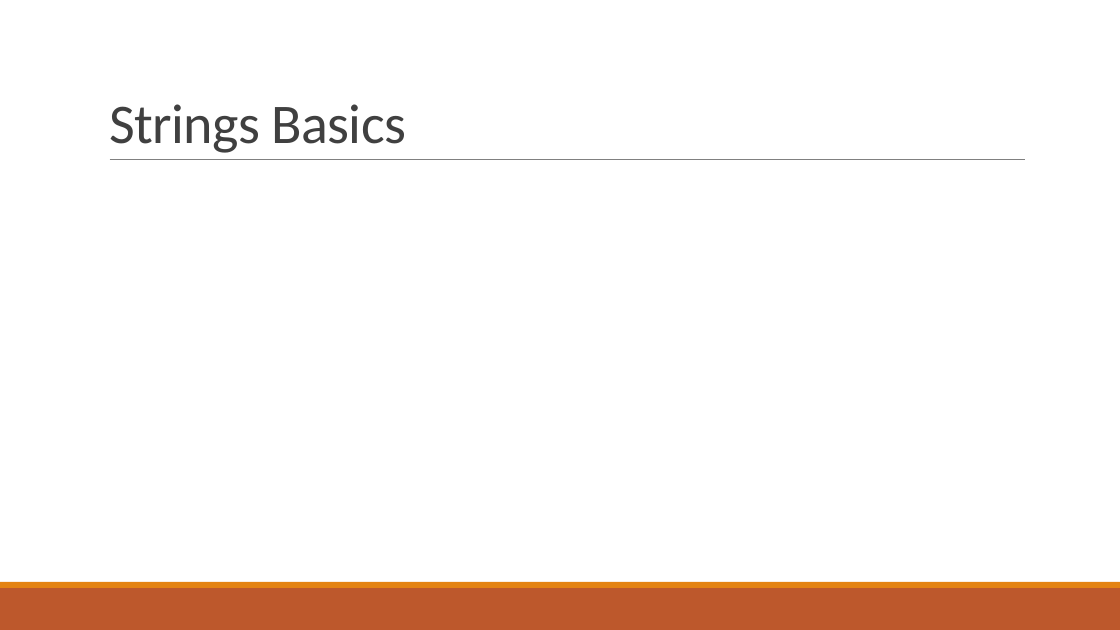
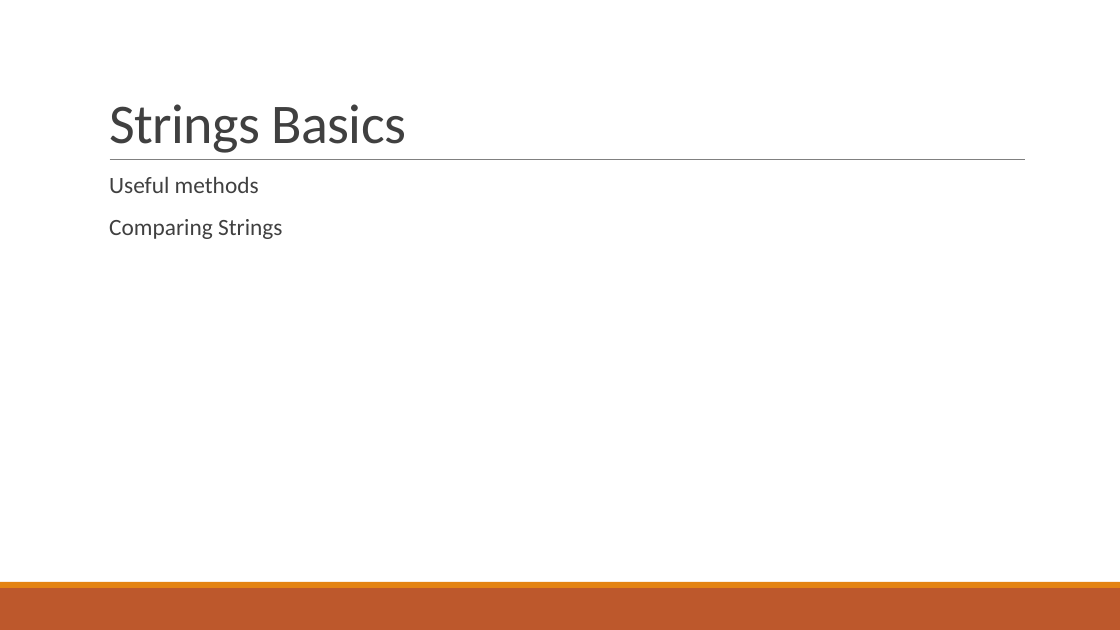
Before and after one commit to pawan9489/TeachingRuby, a slide deck: slide 3 of Session2-Array&Strings.pptx (slide 2 before the commit). Drawn at 1120x630 pixels with LibreOffice and Linux fonts; fonts in the diff are those of the drawing. Boxes give left, top, right and bottom in pixels: in the first picture for what was removed or moved away, otherwise in the second. Text is boxed around its words. In the diff, an @@ line names an element or a change of style, - is before the commit and + after.

Commit message:
Session2 Methods

```diff
--- a/Session2-Array&Strings.pptx
+++ b/Session2-Array&Strings.pptx
@@ text added at box(109, 177, 282, 239), 20 pt, text #404040 @@
+  Useful methods
+  Comparing Strings
```
Also in this commit, not shown: 4 other slides changed, 4 slides added, 6 other files.
